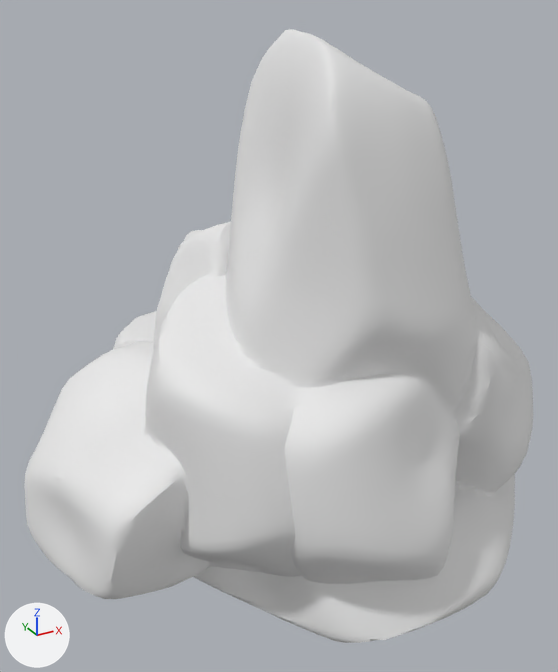
Before and after pictures for a commit that changed the glTF model src/assets/glb/kits/pirate/environment/Cliff3.glb.
The view is the same before and after, from a 50 mm camera at (-437.0, -703.0, 600.0) aimed at (-26.0, 44.0, 227.0). The axes (+X, +Y, +Z) are drawn at lower left. The lights are the same throughout. The picture after the commit comes second. Where no turn or scale is listed for an object, it has been applied to the vertices.

The older version as bpy lines, for what is in view:
```python
mat_atlas = principled_material('Atlas')
mat_atlas.base_color = (0.8, 0.8, 0.8)  # white #e7e7e7
mat_atlas.roughness = 0.553
me_mesh_001 = bpy.data.meshes.new('mesh.001')
me_mesh_001.from_pydata(...)  # 9983 vertices, 19962 faces; spans x -340.0..345.0, y -251.0..343.0, z -46.0..571.0
me_mesh_001.materials.append(mat_atlas)  # white #e7e7e7
ob_environment_cliff3 = bpy.data.objects.new('Environment_Cliff3', me_mesh_001)
ob_environment_cliff3.location = (0.0, 0.0, 0.0)
```
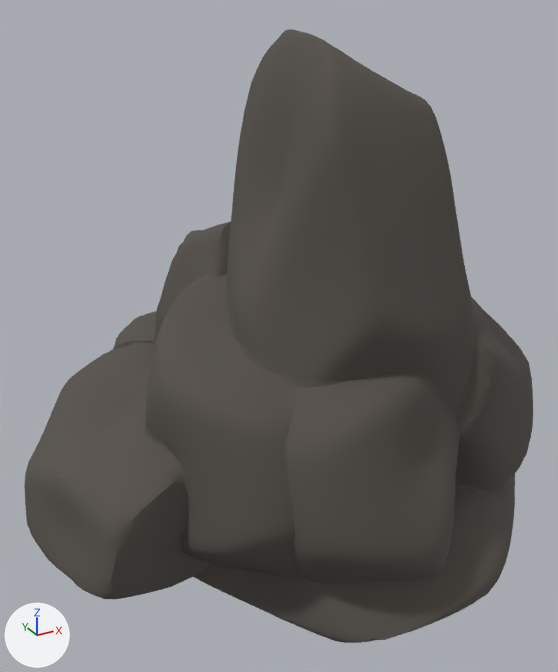
The newer file is also rescaled (x0.01) as a whole; pictures and numbers use the older file's frame.

Pixel boxes [x1, y1, x2, y2] of what changed, in the pictures (558 x 672 px):
'Environment_Cliff3', surface changed (white to grey)
    both: [24, 29, 533, 643]

Edits to the bpy script that builds the scene:
```text
Add img_atlas_pirate:
    img_atlas_pirate = load_image('Atlas_Pirate', '_unpacked/Atlas_Pirate', 32, 32, 'sRGB')
Change mat_atlas:
    remove mat_atlas.base_color = (0.8, 0.8, 0.8)  # white #e7e7e7
    add mat_atlas.texture = img_atlas_pirate
    mat_atlas.roughness: 0.553 -> 1.0
```
